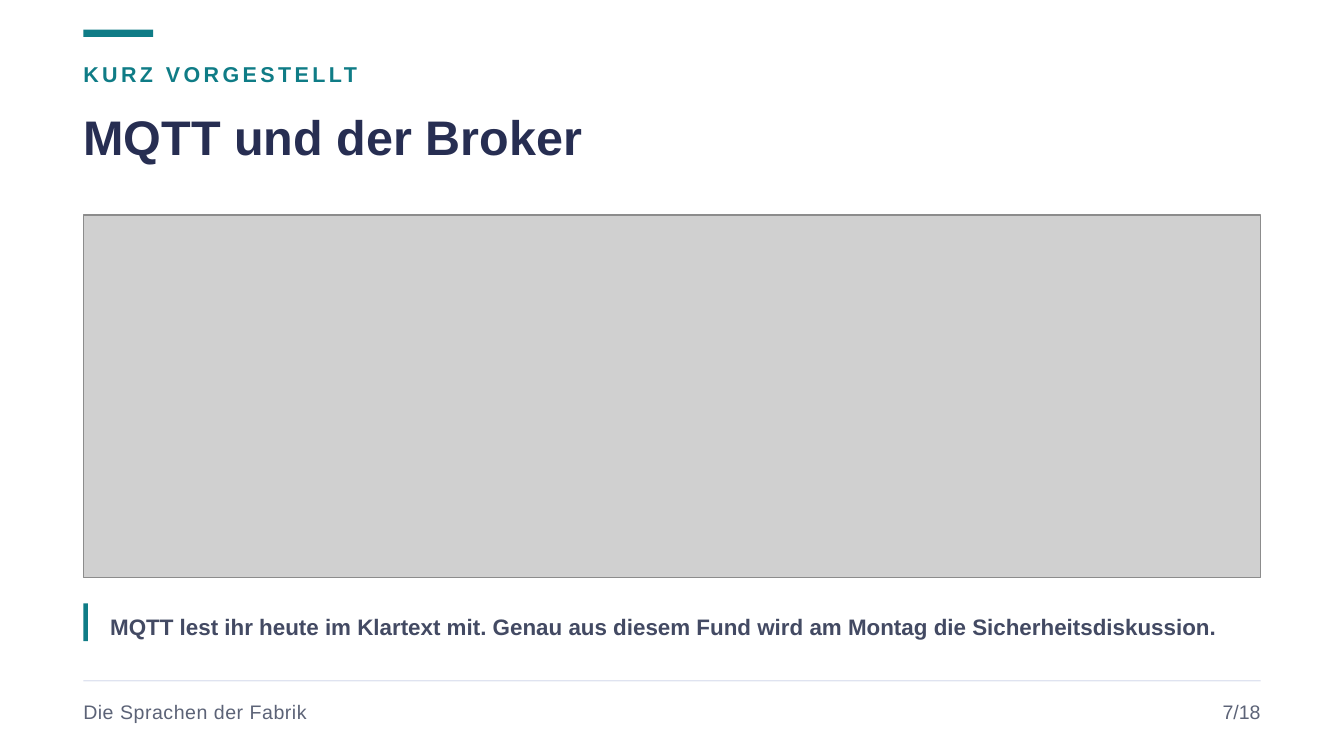
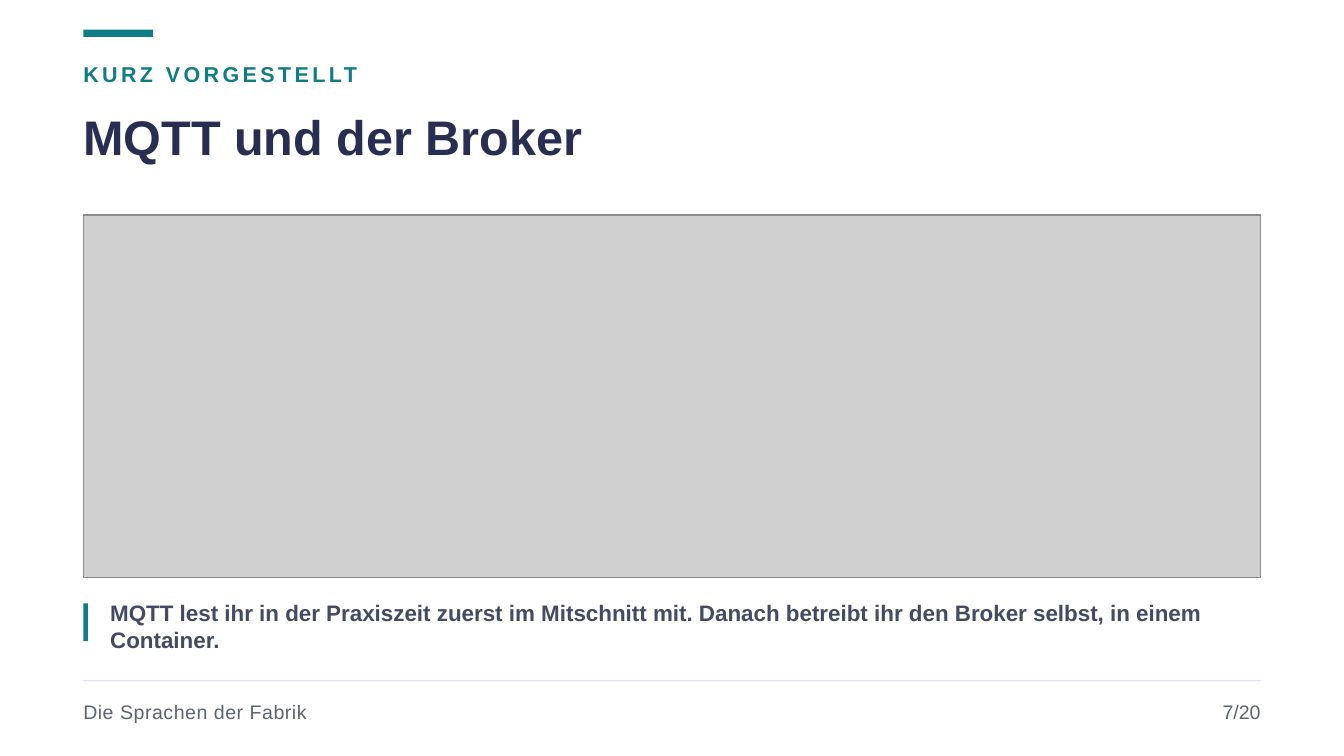
Before and after one commit to JacobMenge/kurs-unterlagen, a slide deck: slide 9 of folien/09-industrie-iot.pptx. Drawn at 1344x756 pixels with LibreOffice and Linux fonts; fonts in the diff are those of the drawing; grey boxes stand for pictures. Boxes give left, top, right and bottom in pixels: in the first picture for what was removed or moved away, otherwise in the second. Text is boxed around its words. In the diff, an @@ line names an element or a change of style, - is before the commit and + after.

```diff
--- a/folien/09-industrie-iot.pptx
+++ b/folien/09-industrie-iot.pptx
@@ text at (110,604,1201,648): text changed @@
-MQTT lest ihr heute im Klartext mit. Genau aus diesem Fund wird am Montag die Sicherheitsdiskussion.
+MQTT lest ihr in der Praxiszeit zuerst im Mitschnitt mit. Danach betreibt ihr den Broker selbst, in einem Container.
@@ text at (1223,705,1261,719): text changed @@
-7/18
+7/20
```
Also in this commit, not shown: 19 other slides changed, 4 slides added, 1 slide removed, 7 other files.
